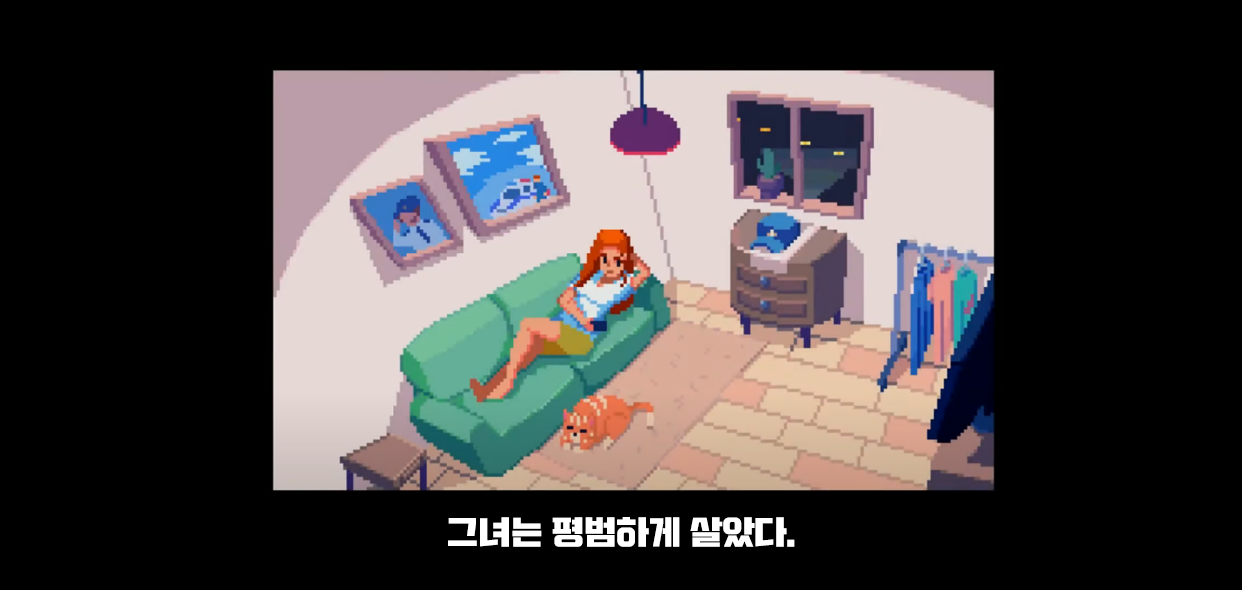
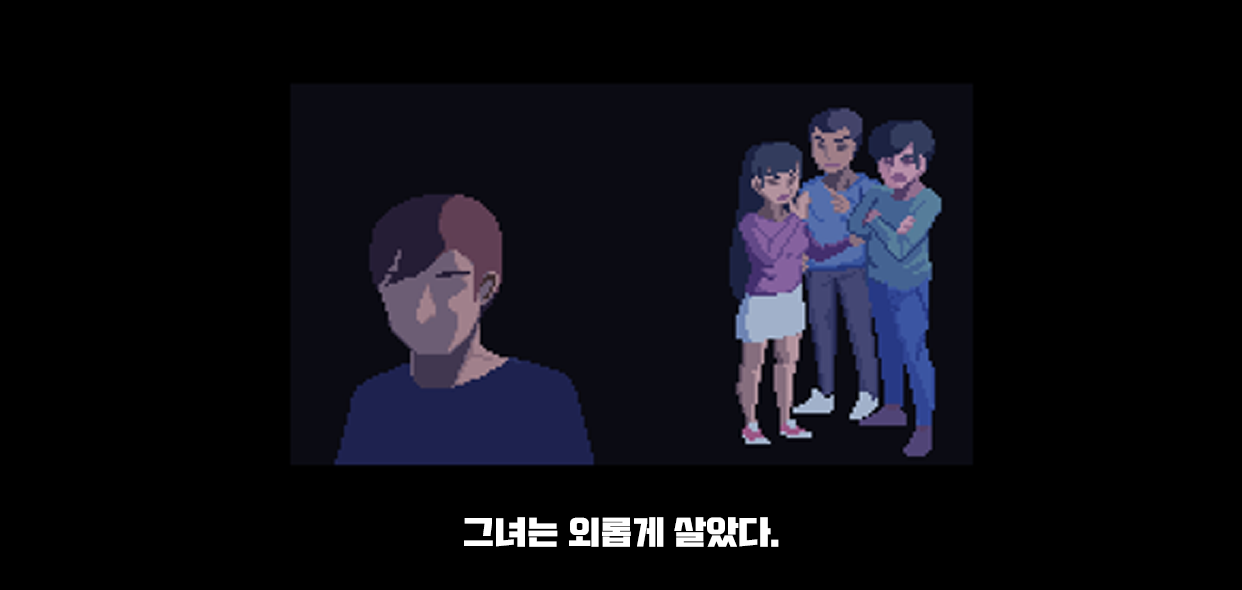
Two versions of the same layered image (1242x590). Layer-by-layer changes:
renamed "그녀는 평범하게 살았다." to "그녀는 외롭게 살았다.", painted on it over (x1=448, y1=517, x2=795, y2=547)
added layer "레이어 8" above "레이어 6" over (x1=269, y1=65, x2=998, y2=493)
